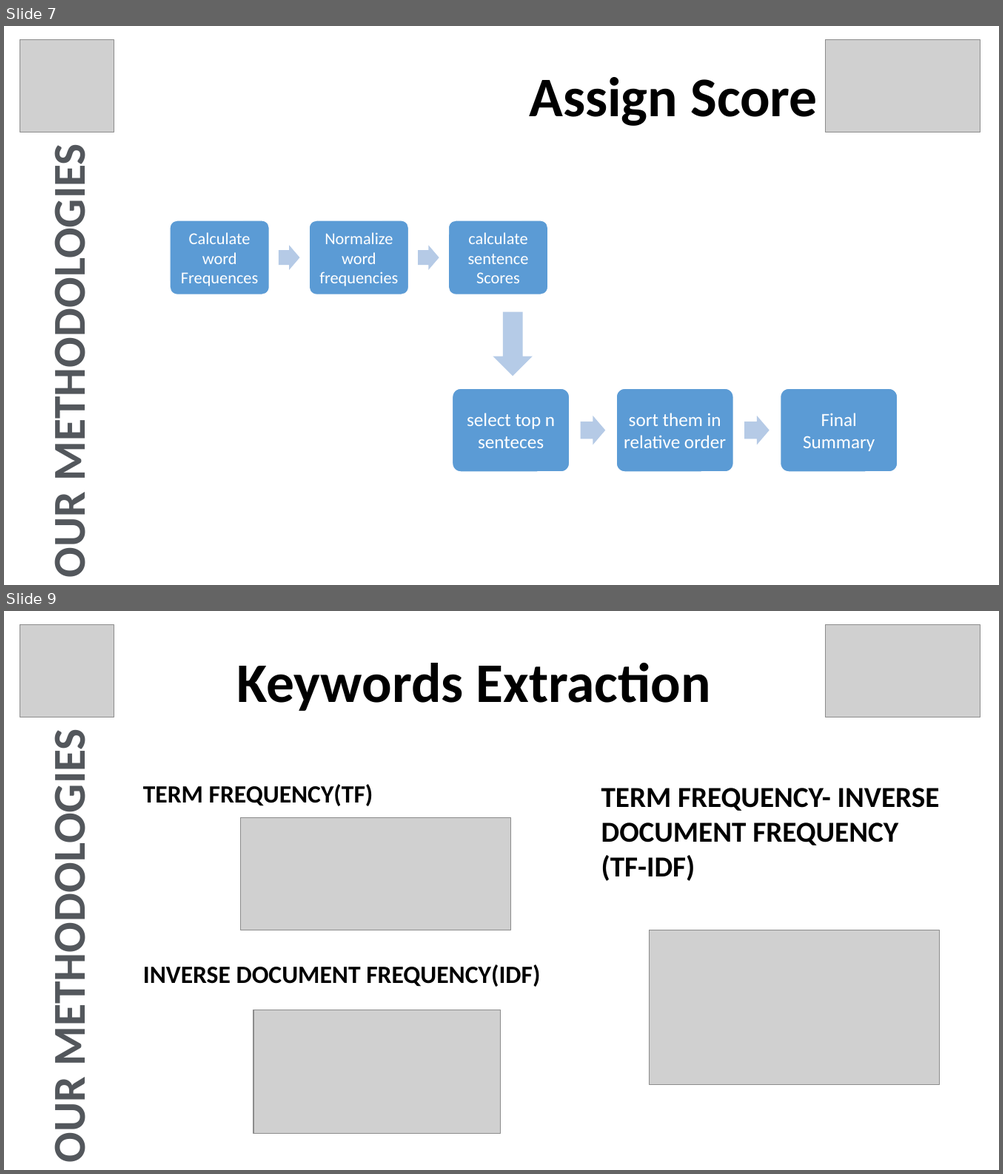
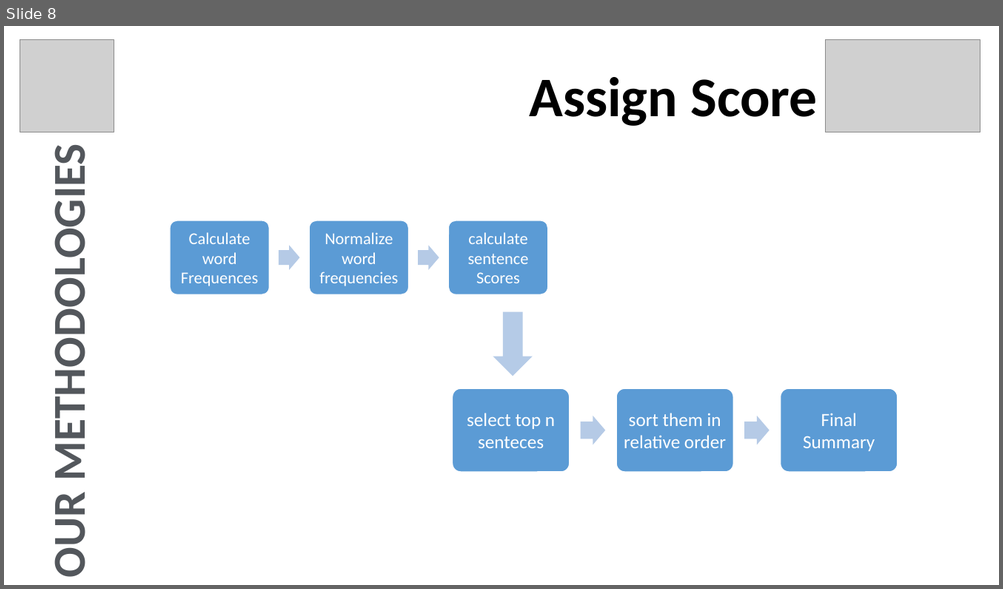
Before and after one commit to bhakon/Akshar, a slide deck: Documents/Presentaion/Project_Akshar_Presentation.pptx. Shown one above the other, each under a label of ours: slides 7 and 9 before the commit, slide 8 after it; the slides between them are not shown. The pictures are 1003x1174 and 1003x589 pixels, drawn with LibreOffice and Linux fonts; fonts in the diff are those of the drawing; grey boxes stand for pictures. Boxes give left, top, right and bottom in pixels: in the first picture for what was removed or moved away, otherwise in the second. Text is boxed around its words. In the diff, an @@ line names an element or a change of style, - is before the commit and + after.

```diff
--- a/Documents/Presentaion/Project_Akshar_Presentation.pptx
+++ b/Documents/Presentaion/Project_Akshar_Presentation.pptx
@@ slide 9 removed at [4, 611, 999, 1170], background #FFFFFF @@
@@ picture removed at [20, 625, 114, 718] @@
@@ picture removed at [825, 625, 980, 718] @@
@@ text removed at [236, 663, 711, 711] @@
-Keywords Extraction
@@ text removed at [42, 762, 97, 1162] @@
-OUR METHODOLOGIES
@@ text removed at [143, 784, 373, 806] @@
-TERM FREQUENCY(TF)
@@ text removed at [601, 788, 939, 881] @@
-TERM FREQUENCY- INVERSE DOCUMENT FREQUENCY
-(TF-IDF)
@@ picture removed at [241, 817, 511, 931] @@
@@ picture removed at [649, 931, 939, 1085] @@
@@ text removed at [143, 965, 540, 987] @@
-INVERSE DOCUMENT FREQUENCY(IDF)
@@ picture removed at [253, 1010, 500, 1134] @@
@@ what was slide 7 is now slide 8 @@
```
Also in this commit, not shown: 7 slides changed, 5 slides added, 8 other slides removed, 24 other files.
